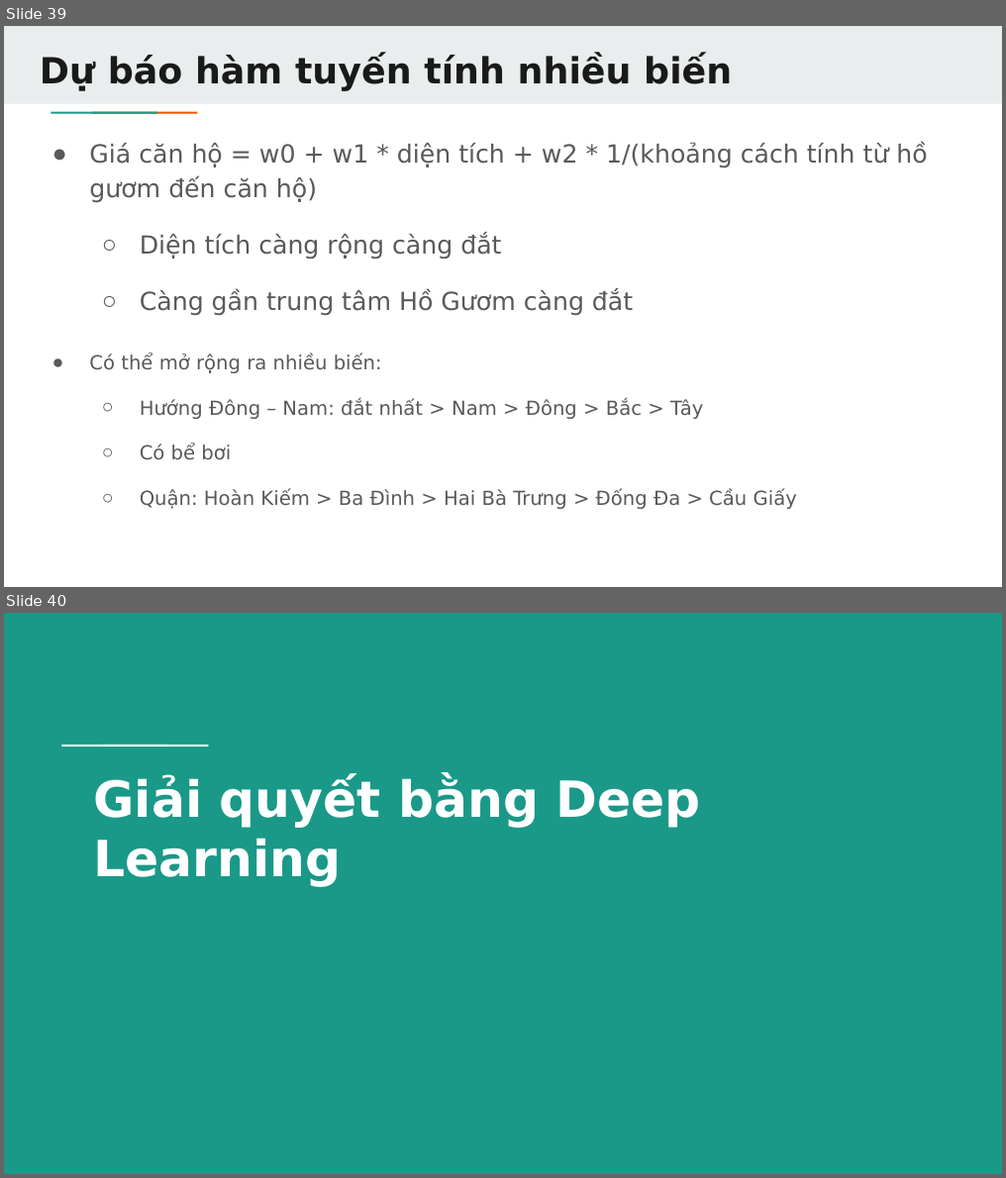
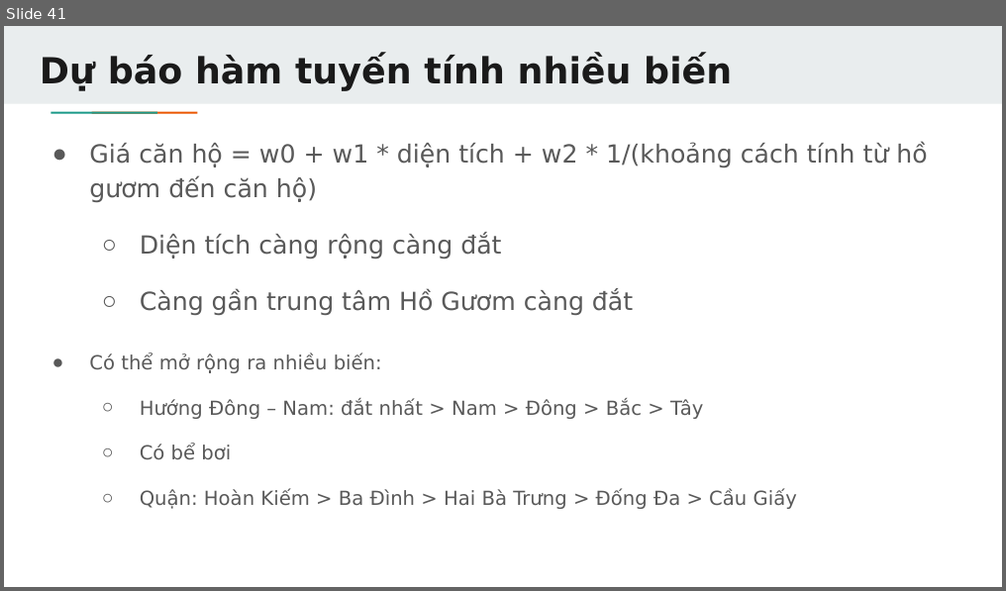
Before and after one commit to TechMaster/LearnAI, a slide deck: LinearRegression/LinearRegression.pptx. Shown one above the other, each under a label of ours: slides 39 and 40 before the commit, slide 41 after it. The pictures are 1006x1178 and 1006x591 pixels, drawn with LibreOffice and Linux fonts; fonts in the diff are those of the drawing. Boxes give left, top, right and bottom in pixels: in the first picture for what was removed or moved away, otherwise in the second. Text is boxed around its words. In the diff, an @@ line names an element or a change of style, - is before the commit and + after.

```diff
--- a/LinearRegression/LinearRegression.pptx
+++ b/LinearRegression/LinearRegression.pptx
@@ slide 40 removed at (x1=4, y1=613, x2=1002, y2=1174), background #1A9988 @@
@@ rectangle removed at (x1=95, y1=743, x2=136, y2=748) @@
@@ rectangle removed at (x1=135, y1=743, x2=175, y2=748) @@
@@ title removed at (x1=93, y1=775, x2=701, y2=887) @@
-Giải quyết bằng Deep Learning
@@ what was slide 39 is now slide 41 @@
```
Also in this commit, not shown: 2 slides changed, 9 slides added, 1 other slide removed, 24 other files.
